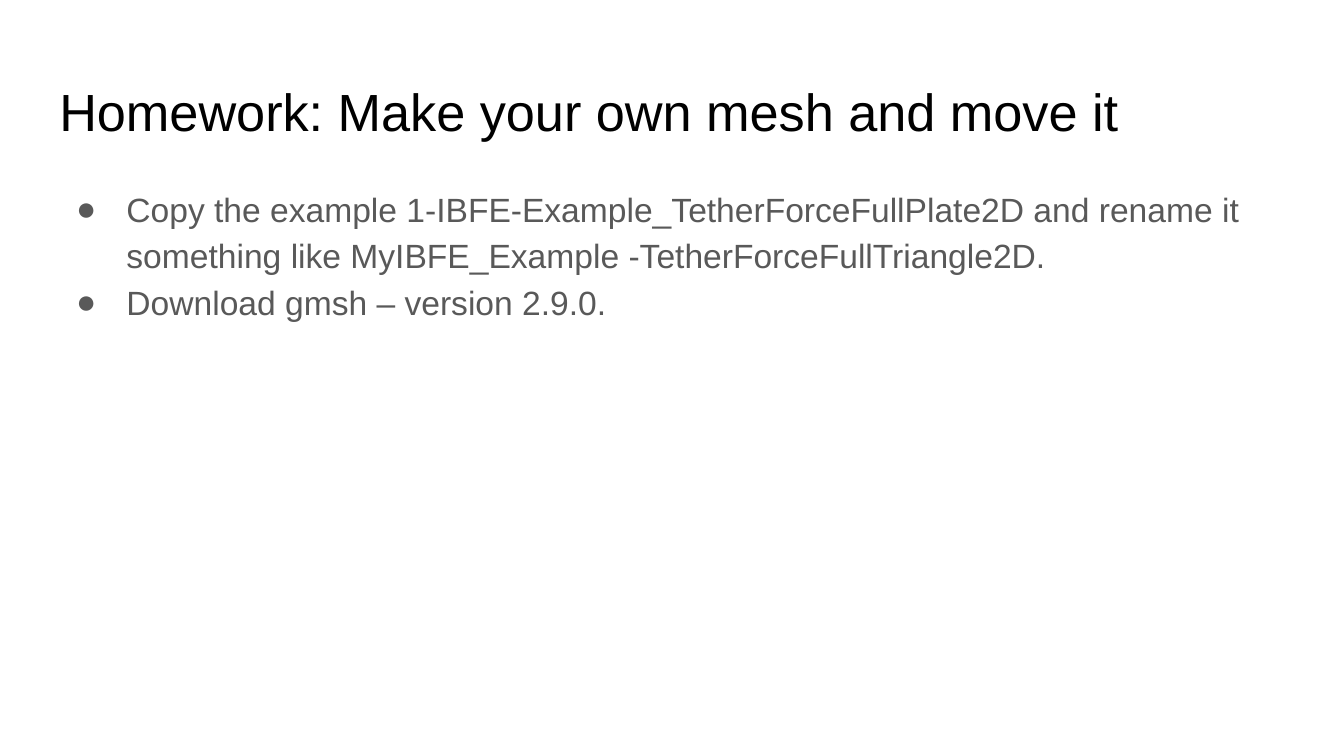
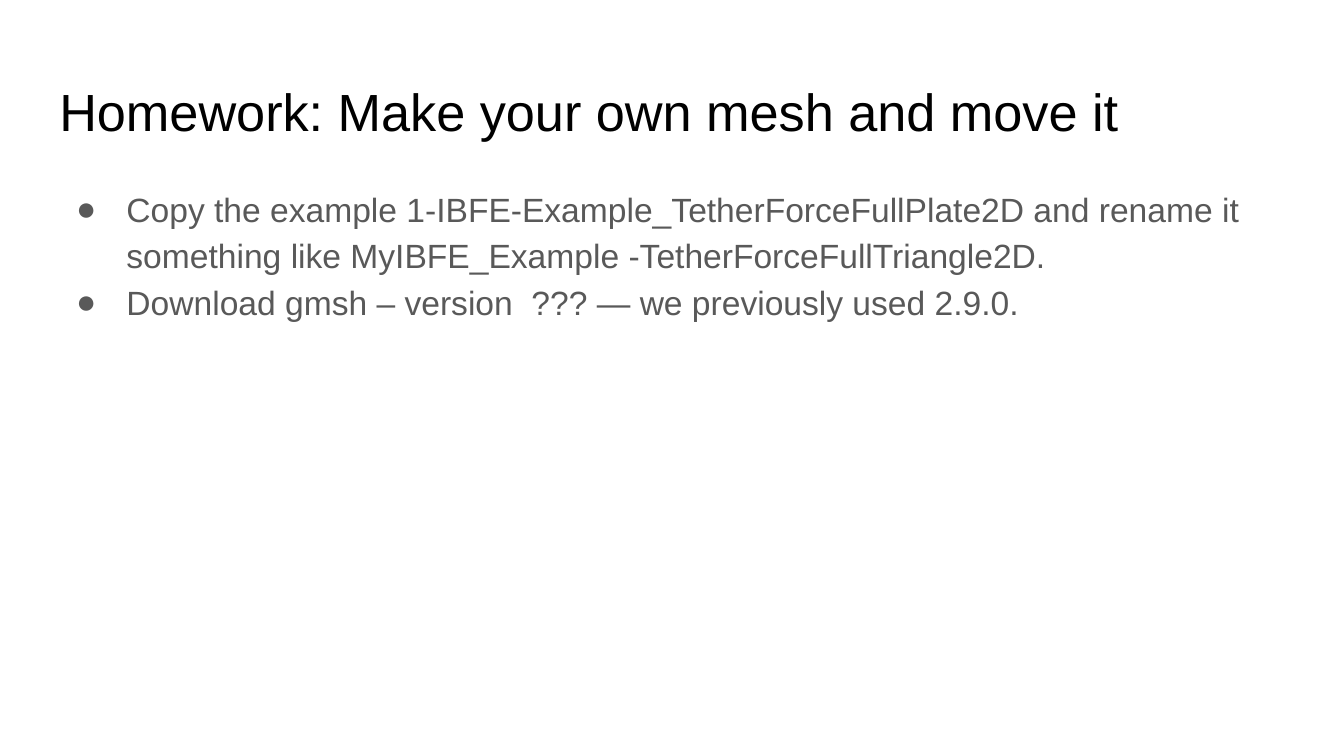
Before and after one commit to fairyflies9/IBAMR-Tutorials, a slide deck: slide 2 of IBFE Lectures/2-IBFE Make your own mesh and move it!.pptx. Drawn at 1344x756 pixels with LibreOffice and Linux fonts; fonts in the diff are those of the drawing. Boxes give left, top, right and bottom in pixels: in the first picture for what was removed or moved away, otherwise in the second. Text is boxed around its words. In the diff, an @@ line names an element or a change of style, - is before the commit and + after.

```diff
--- a/IBFE Lectures/2-IBFE Make your own mesh and move it!.pptx
+++ b/IBFE Lectures/2-IBFE Make your own mesh and move it!.pptx
@@ text at (126,290,1019,321): text changed @@
-● Download gmsh – version 2.9.0.
+● Download gmsh – version ??? — we previously used 2.9.0.
```
Also in this commit, not shown: 2 other slides changed.
